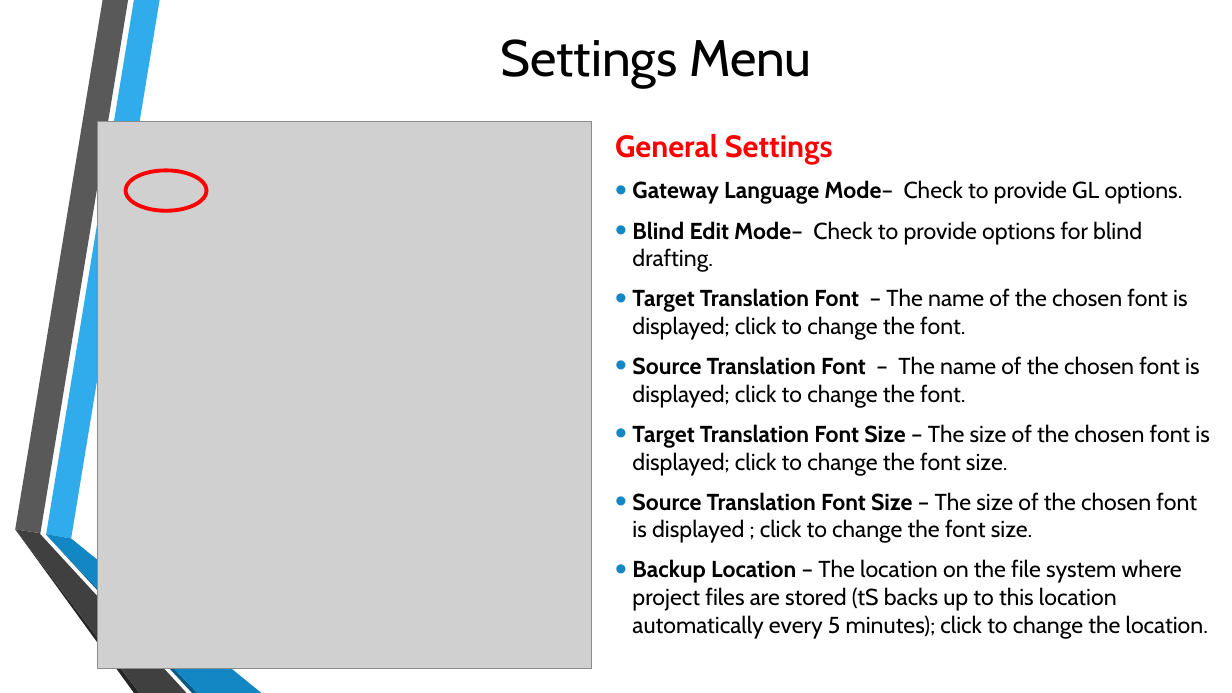
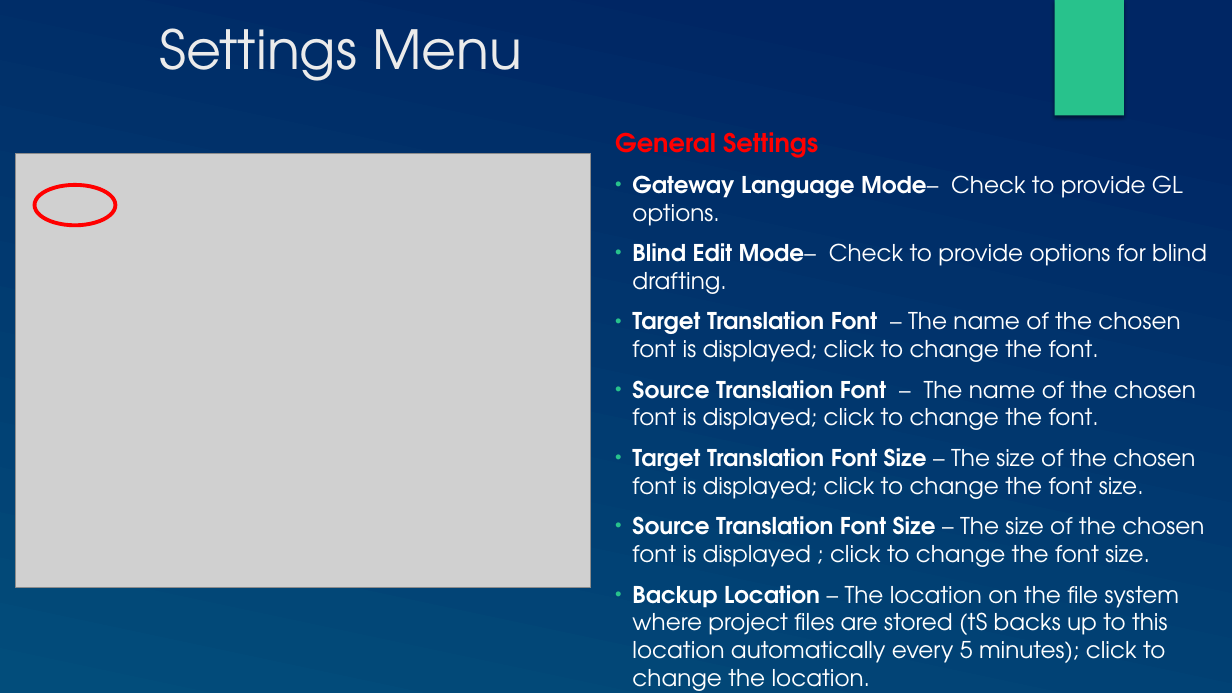
Before and after one commit to mondele/btt-writer-docs, a slide deck: slide 4 of docs/DChangeSettings.pptx. Drawn at 1232x693 pixels with LibreOffice and Linux fonts; fonts in the diff are those of the drawing; grey boxes stand for pictures; background and template pictures are left out. Boxes give left, top, right and bottom in pixels: in the first picture for what was removed or moved away, otherwise in the second. Text is boxed around its words. In the diff, an @@ line names an element or a change of style, - is before the commit and + after.

```diff
--- a/docs/DChangeSettings.pptx
+++ b/docs/DChangeSettings.pptx
@@ background picture (left out) to gradient #002664 to #024E7B @@
@@ title "Settings Menu" at bbox=[159, 28, 522, 81]: size 40 to 42 pt, font Cabin to TeX Gyre Adventor, text colour #000000 to #EBEBEB; alignment centre to left; vertical alignment middle to top @@
@@ rectangle added at bbox=[1055, 0, 1124, 116], fill #28C28C @@
@@ text "General Settings" at bbox=[615, 132, 1207, 691]: size 24 to 20 pt in "General Settings"; font Cabin to TeX Gyre Adventor, text colour #000000 to #FFFFFF; bullet colour #1287C3 to #28C28C @@
@@ picture: place and size @@
-picture at bbox=[97, 122, 591, 669]
+picture at bbox=[16, 153, 592, 587]
@@ ellipse: place and size @@
-ellipse at bbox=[126, 170, 207, 211]
+ellipse at bbox=[34, 185, 116, 226]
@@ group removed at bbox=[15, 0, 262, 693]: 6 freeform shapes @@
```
Also in this commit, not shown: 8 other slides changed, 1 other file.
